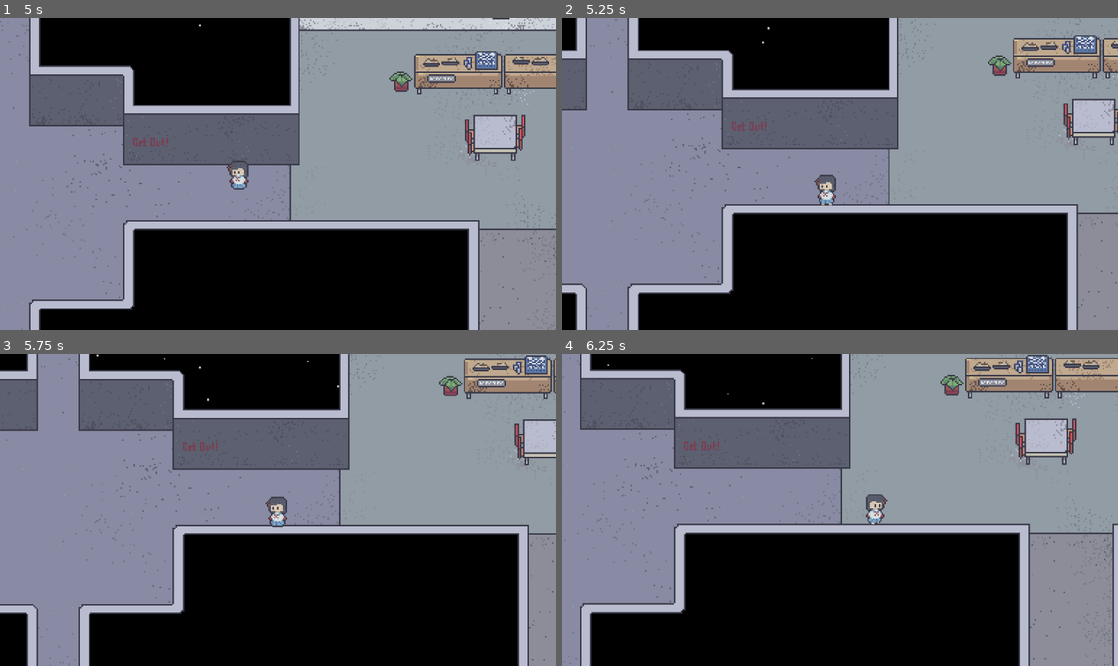
Above: before the commit, frames 1-4 (two rows, left to right).
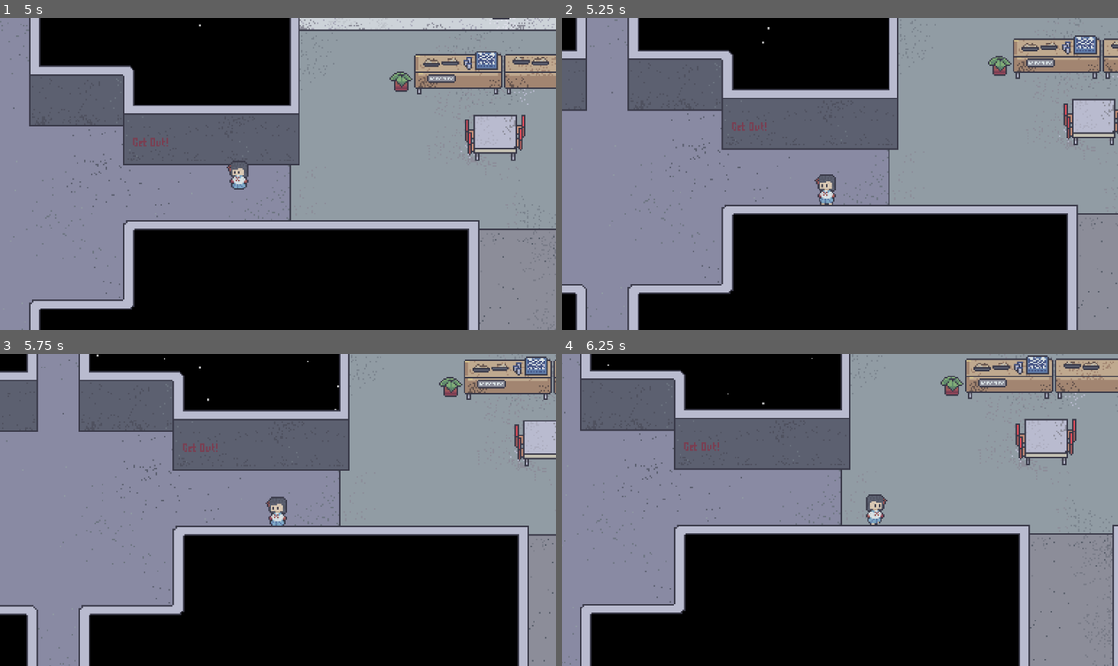
Above: after the commit, the same moments.

Repository: WHPproductions/looping-life--dimensional-escape
Game: Godot game, scene res://game.tscn
The game is run twice, just before and just after one commit, with the same random seed, the same clock (stepped at 60 frames per second) and the same inputs.
Inputs:
- Up to frame 1 (5 s): hold Right (ui_right) 0.53-1.28 s; hold Down (ui_down) 1.28-2.03 s; hold Right (ui_right) 2.03-2.78 s; hold Up (ui_up) 2.78-3.53 s; hold Left (ui_left) from 3.53 s (still down)
- Up to frame 2 (5.25 s): release Left (ui_left) at 5.03 s; hold Down (ui_down) from 5.03 s (still down)
- Up to frame 3 (5.75 s): keep holding Down (ui_down)
- Up to frame 4 (6.25 s): release Down (ui_down) at 5.78 s; hold Right (ui_right) from 5.78 s (still down)

Frame 1 is identical in both runs. In frame 2, 1.5% of the frame differs, in the area x 0-100%, y 2-96%; in frame 3, 3.8%, in the area x 0-100%, y 0-100%; in frame 4, 3.2%.

Commit message:
fixing collision

Diff:
--- a/Scene/main_world.tscn
+++ b/Scene/main_world.tscn
@@ -26,51 +26,62 @@
 polygon = PackedVector2Array(246, 1065, 246, 1075, 233, 1075, 233, 1083, 230, 1083, 230, 1076, 227, 1076, 227, 1090, 23 …(452 unchanged characters)…
 
 [node name="full" type="CollisionPolygon2D" parent="Collisions/map"]
-polygon = PackedVector2Array(306, 1077, 306, 1147, 374, 1147 …(517 unchanged characters)… 9, 638, 589, 732, 467, 732, 467, 707, 403, 707, 403, 562, 513, 562, 513, 504, 712, 504, 712, 456, 831, 456, 831, 574, 987, 574, 987, 724, 1193, 724, 1193, 664, 1046, 663, 1046, 400, 962, 400, 962, 323, 1045, 323, 1045, 300, 1016, 300, 1016, 262, 1009, 262, 1009, 237, 1002, 237, 1002, 214, 984, 214, 984, 201, 973, 201, 973, 196, 893, 196, 893, 253, 881, 253, 882, 196, 840, 196, 840, 254, 829, 254, 829, 324, 919, 324, 919, 404, 712, 404, 712, 358, 189, 357, 189, 445, 209, 441, 209, 451, 188, 456, 188, 461, 156, 461, 156, 505, 264, 505, 264, 488, 277, 488, 277, 403, 282, 403, 282, 562, 373, 562, 374, 706, 316, 706, 316, 842, 373, 842, 374, 953, 306, 953, 305, 1001, 294, 10 …(392 unchanged characters)…
+polygon = PackedVector2Array(306, 1077, 306, 1147, 374, 1147 …(517 unchanged characters)… 9, 638, 589, 732, 467, 732, 467, 707, 402, 707, 402, 561, 512, 561, 512, 503, 711, 503, 711, 455, 832, 455, 832, 573, 988, 573, 988, 724, 1193, 724, 1193, 670, 1046, 670, 1046, 403, 962, 403, 962, 323, 1045, 323, 1045, 300, 1016, 300, 1016, 262, 1009, 262, 1009, 237, 1002, 237, 1002, 214, 984, 214, 984, 201, 973, 201, 973, 196, 911, 196, 911, 200, 893, 200, 892, 255, 881, 255, 881, 200, 870, 200, 870, 196, 852.2, 196, 852, 199, 840, 199, 840, 255, 829, 255, 829, 323, 920, 323, 920, 403, 711, 403, 711, 358, 283, 357, 283, 359, 276, 359, 276, 357.165, 190, 357, 190, 445, 209, 441, 209, 451, 188, 456, 188, 461, 157, 461, 157, 504, 264, 504, 264, 488, 277, 488, 277, 402, 283, 402, 283, 561, 374, 561, 374, 706, 317, 706, 317, 841, 374, 841, 374, 953, 306, 953, 305, 1001, 294, 10 …(392 unchanged characters)…
 
-[node name="CollisionPolygon2D" type="CollisionPolygon2D" parent="Collisions/map"]
-polygon = PackedVector2Array(402, 842, 402, 952, 544, 952, 544, 1026, 642, 1026, 642, 916, 713, 916, 713, 786, 468, 787, 468, 841)
+[node name="center" type="CollisionPolygon2D" parent="Collisions/map"]
+polygon = PackedVector2Array(402, 841, 402, 952, 544, 952, 544, 1026, 642, 1026, 642, 916, 713, 916, 713, 786, 467, 786, 467, 841)
 
-[node name="CollisionPolygon2D2" type="CollisionPolygon2D" parent="Collisions/map"]
+[node name="object_2" type="CollisionPolygon2D" parent="Collisions/map"]
 polygon = PackedVector2Array(325, 1375, 335, 1369, 340, 1373, 339, 1384, 340, 1386, 336, 1390, 337, 1394, 339, 1396, 340, 1399, 331, 1400, 325, 1400, 324, 1377)
 
-[node name="CollisionPolygon2D3" type="CollisionPolygon2D" parent="Collisions/map"]
+[node name="object_3" type="CollisionPolygon2D" parent="Collisions/map"]
 polygon = PackedVector2Array(421, 1403, 434, 1403, 434, 1394, 421, 1394)
 
-[node name="CollisionPolygon2D4" type="CollisionPolygon2D" parent="Collisions/map"]
+[node name="object_4" type="CollisionPolygon2D" parent="Collisions/map"]
 position = Vector2(35, 52)
 polygon = PackedVector2Array(421, 1402, 434, 1402, 434, 1394, 421, 1394)
 
-[node name="CollisionPolygon2D5" type="CollisionPolygon2D" parent="Collisions/map"]
+[node name="object_5" type="CollisionPolygon2D" parent="Collisions/map"]
 position = Vector2(96, -36)
 polygon = PackedVector2Array(421, 1403, 434, 1403, 434, 1394, 421, 1394)
 
-[node name="CollisionPolygon2D6" type="CollisionPolygon2D" parent="Collisions/map"]
+[node name="object_6" type="CollisionPolygon2D" parent="Collisions/map"]
 position = Vector2(143, -37)
 polygon = PackedVector2Array(417, 1402, 421, 1402, 421, 1403, 434, 1403, 434, 1394, 417, 1394)
 
-[node name="CollisionPolygon2D11" type="CollisionPolygon2D" parent="Collisions/map"]
+[node name="object_7" type="CollisionPolygon2D" parent="Collisions/map"]
 position = Vector2(139, 45)
 polygon = PackedVector2Array(417, 1403, 424, 1403, 424, 1404, 436, 1404, 436, 1394, 417, 1394)
 
-[node name="CollisionPolygon2D7" type="CollisionPolygon2D" parent="Collisions/map"]
+[node name="object_8" type="CollisionPolygon2D" parent="Collisions/map"]
 position = Vector2(138, -81)
 polygon = PackedVector2Array(415, 1402, 422, 1402, 422, 1403, 434, 1403, 434, 1394, 415, 1394)
 
-[node name="CollisionPolygon2D8" type="CollisionPolygon2D" parent="Collisions/map"]
+[node name="object_9" type="CollisionPolygon2D" parent="Collisions/map"]
 position = Vector2(140, 1)
 polygon = PackedVector2Array(415, 1403, 421, 1403, 421, 1404, 434, 1404, 434, 1395, 421, 1395, 418, 1394, 415, 1394)
 
-[node name="CollisionPolygon2D9" type="CollisionPolygon2D" parent="Collisions/map"]
+[node name="object_10" type="CollisionPolygon2D" parent="Collisions/map"]
 position = Vector2(100, -2)
 polygon = PackedVector2Array(421, 1398, 415, 1398, 415, 1403, 421.059, 1403, 421, 1404, 434, 1404, 434, 1394, 421, 1394)
 
-[node name="CollisionPolygon2D10" type="CollisionPolygon2D" parent="Collisions/map"]
+[node name="object_11" type="CollisionPolygon2D" parent="Collisions/map"]
 position = Vector2(98, 44)
 polygon = PackedVector2Array(421, 1398, 415, 1398, 415, 1403, 421, 1403, 421, 1404, 434, 1404, 434, 1394, 421, 1394)
 
-[node name="CollisionPolygon2D12" type="CollisionPolygon2D" parent="Collisions/map"]
+[node name="object_12" type="CollisionPolygon2D" parent="Collisions/map"]
 polygon = PackedVector2Array(631, 1415, 625, 1415, 625, 1417, 612, 1417, 612, 1401, 625, 1401, 625, 1410, 631, 1410)
 
-[node name="CollisionPolygon2D13" type="CollisionPolygon2D" parent="Collisions/map"]
+[node name="object_13" type="CollisionPolygon2D" parent="Collisions/map"]
 polygon = PackedVector2Array(669, 685, 654, 685, 654, 682, 668, 682, 668, 671, 854, 671, 854, 685)
+
+[node name="object_14" type="CollisionPolygon2D" parent="Collisions/map"]
+polygon = PackedVector2Array(709, 730, 738, 730, 738, 728, 745, 728, 745, 713, 709, 713, 709, 716, 703, 716, 703, 728, 709, 728)
+
+[node name="object_15" type="CollisionPolygon2D" parent="Collisions/map"]
+position = Vector2(102, -12)
+polygon = PackedVector2Array(709, 730, 738, 730, 738, 728, 745, 728, 745, 716, 739, 716, 739, 713, 703, 713, 703, 728, 709, 728)
+
+[node name="object_16" type="CollisionPolygon2D" parent="Collisions/map"]
+position = Vector2(82, 31)
+polygon = PackedVector2Array(709, 730, 738, 730, 738, 728, 746, 728, 746, 713, 708, 713, 708, 716, 702, 716, 702, 728, 709, 728)
